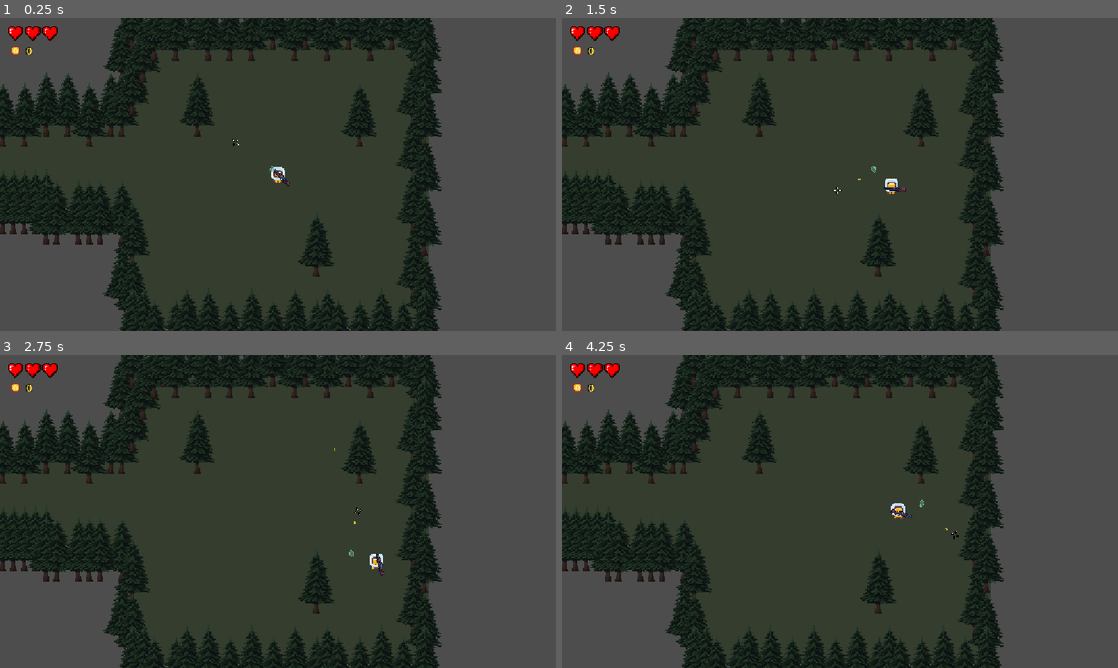
Above: before the commit, frames 1-4 (two rows, left to right).
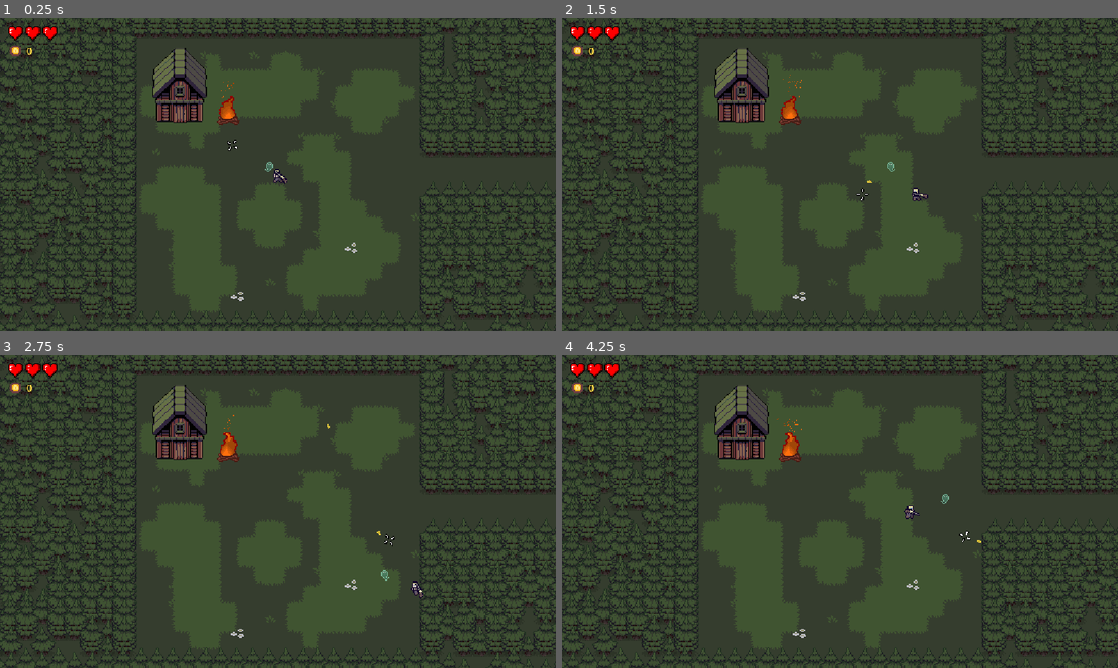
Above: after the commit, the same moments.

Repository: Silgnis/Game-Design-Project
Game: Godot game, scene res://Scenes/Main.tscn
The game is run twice, just before and just after one commit, with the same random seed, the same clock (stepped at 60 frames per second) and the same inputs. Before the commit the project starts from res://Scenes/Level2.tscn.
Inputs (mouse positions are in pixels of both pictures, inside the frame that each line leads up to):
- Up to frame 1 (0.25 s): no input
- Up to frame 2 (1.5 s): tap Enter at 0.5 s; move the mouse to (962, 158) at 0.52 s; press the mouse at (962, 158) at 0.53 s; hold Right (right) 0.53-1.28 s; move the mouse to (728, 190) at 1.27 s; release the mouse at (728, 190) at 1.28 s; hold Down (down) from 1.28 s (still down); click (728, 190) at 1.35 s
- Up to frame 3 (2.75 s): move the mouse to (333, 442) at 2.02 s; release Down (down) at 2.03 s; press the mouse at (333, 442) at 2.03 s; hold Right (right) from 2.03 s (still down)
- Up to frame 4 (4.25 s): move the mouse to (812, 574) at 2.77 s; release Right (right) at 2.78 s; release the mouse at (812, 574) at 2.78 s; hold Up (up) 2.78-3.53 s; click (812, 574) at 2.85 s; move the mouse to (1006, 558) at 3.52 s; press the mouse at (1006, 558) at 3.53 s; hold Left (left) from 3.53 s (still down)

The runs differ from the first frame. In frame 1, 53% of the frame differs, in the area x 0-100%, y 0-100%; in frame 2, 53%; in frame 3, 53%; in frame 4, 53%.

Commit message:
Update main scene and fix small bug

Diff:
--- a/Scenes/Main.tscn
+++ b/Scenes/Main.tscn
@@ -1,7 +1,7 @@
 [gd_scene format=3 uid="uid://155xx7s6y6ta"]
 
-[ext_resource type="PackedScene" uid="uid://caig3ma6csg50" path="res://Scenes/Level1.tscn" id="1_pbw6q"]
+[ext_resource type="PackedScene" uid="uid://cxr10ec6jbtqe" path="res://Scenes/world_new.tscn" id="1_r150o"]
 
 [node name="Main" type="Node2D" unique_id=580632960]
 
-[node name="Level1" parent="." unique_id=1783777693 instance=ExtResource("1_pbw6q")]
+[node name="World" parent="." unique_id=251740865 instance=ExtResource("1_r150o")]
--- a/Scripts/navigation_manager.gd
+++ b/Scripts/navigation_manager.gd
@@ -28,4 +28,4 @@
 		spawn_door_tag = ""
 		go_to_level(GameManager.current_checkpoint_level, "")
 	else:
-		get_tree().reload_current_scene()
+		get_tree().call_deferred("reload_current_scene")
--- a/project.godot
+++ b/project.godot
@@ -11,7 +11,7 @@
 [application]
 
 config/name="GD Project"
-run/main_scene="uid://03s48bb5kjr5"
+run/main_scene="uid://155xx7s6y6ta"
 config/features=PackedStringArray("4.7", "GL Compatibility")
 config/icon="res://icon.svg"
 
